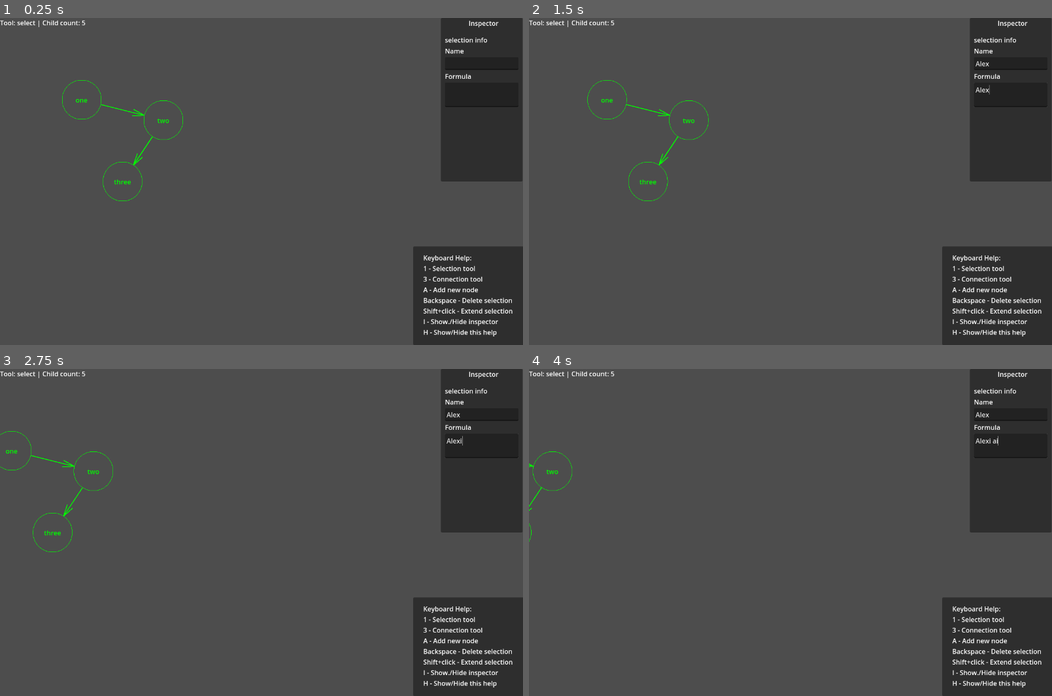
Above: before the commit, frames 1-4 (two rows, left to right).
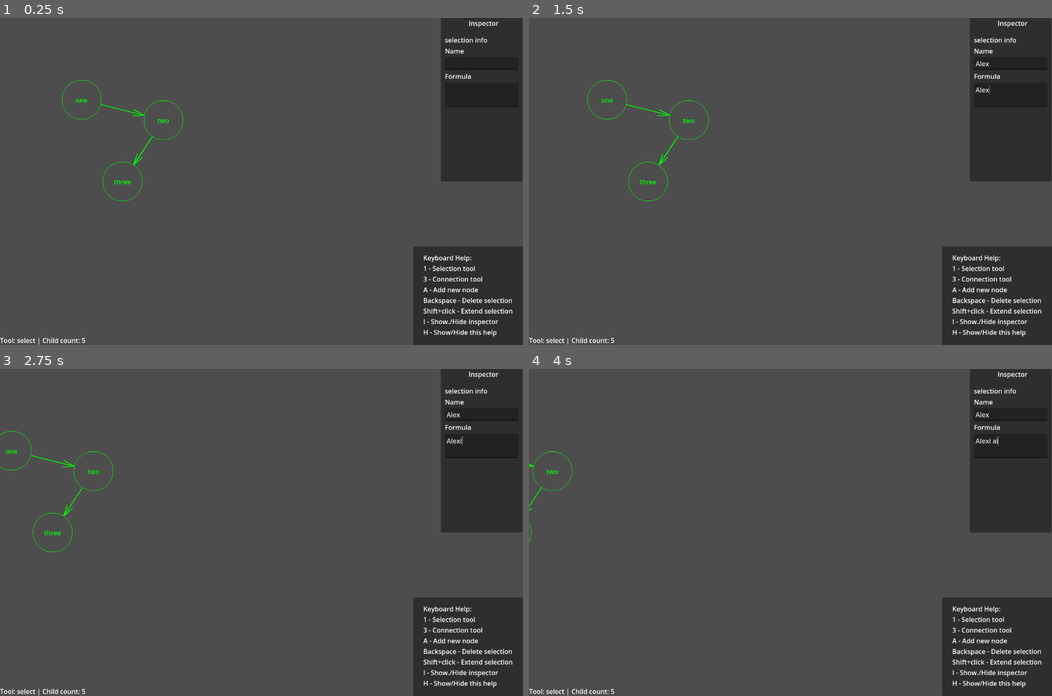
Above: after the commit, the same moments.

Repository: radomirbosak/poietic-playground
Game: Godot game, scene res://main.tscn
Same seed, same stepped clock (60 frames per second), same inputs: the game is played once before the commit and once after it.
Inputs (mouse positions are in pixels of both pictures, inside the frame that each line leads up to):
- Up to frame 1 (0.25 s): no input
- Up to frame 2 (1.5 s): click (1010, 63) at 0.52 s; type "Alex" at 0.6 s; click (1010, 96) at 0.75 s; type "Alex" at 0.83 s; tap Enter at 1.25 s; move the mouse to (905, 165) at 1.27 s; hold Right (pan-right) from 1.28 s (still down); hold Backspace (delete) from 1.28 s (still down); click (905, 165) at 1.42 s
- Up to frame 3 (2.75 s): tap I (inspector-toggle) at 1.55 s; release Right (pan-right) at 2 s; release Backspace (delete) at 2 s; drag from (156, 548) to (235, 597) at 2.02 s
- Up to frame 4 (4 s): tap Space at 2.75 s; move the mouse to (842, 460) at 2.77 s; hold Right (pan-right) 2.78-3.5 s; hold A (add-node) 2.78-3.5 s; click (842, 460) at 2.92 s; tap I (inspector-toggle) at 3.05 s; drag from (764, 597) to (633, 483) at 3.52 s

The runs differ from the first frame. In frame 1, 0.2% of the frame differs, in the area x 0-17%, y 0-100%; in frame 2, 0.2%; in frame 3, 0.2%; in frame 4, 0.2%.

Commit message:
Selection improvement and selection of connections
- Moved selection into its own class
- Added selection of connections

Diff:
--- a/diagram/diagram_canvas.gd
+++ b/diagram/diagram_canvas.gd
@@ -1,13 +1,13 @@
 class_name DiagramCanvas extends Node2D
 
-signal selection_changed(selection: Array[DiagramNode])
+signal selection_changed(selection: Selection)
 
 # Diagram Content
 var connections: Array[DiagramConnection] = []
 var nodes: Array[DiagramNode] = []
 
 # Selection
-var selection: Array[DiagramNode] = []
+var selection: Selection = Selection.new()
 
 # Panning
 var pan_speed = 0          # Current speed of panning
@@ -15,6 +15,15 @@
 var acceleration = 400     # Acceleration rate
 var deceleration = 600     # Deceleration rate
 var velocity = Vector2.ZERO  # Current velocity of the camera
+
+func _ready():
+	selection.selection_changed.connect(_on_selection_changed)
+func _exit_tree():
+	pass
+
+func _on_selection_changed(objects):
+	print("FWD")
+	selection_changed.emit(objects)
 
 func _unhandled_input(event):
 	var tool = Global.current_tool
@@ -50,10 +59,12 @@
 
 func object_at_position(test_position: Vector2):
 	for child in get_children():
-		if not child is DiagramNode:
-			continue
-		if child.has_point(test_position):
-			return child
+		if child is DiagramNode:
+			if child.contains_point(test_position):
+				return child
+		elif child is DiagramConnection:
+			if child.contains_point(test_position):
+				return child
 
 	return null
 
@@ -96,65 +107,43 @@
 # Selection
 # ----------------------------------------------------------------
 
-func clear_selection():
-	if selection.is_empty():
-		return
+func move_selection(delta: Vector2):
+	for node in selection.objects:
+		if node is DiagramNode:
+			var new_position = node.position + delta
+			move_diagram_node(node, new_position)
+		elif node is DiagramConnection:
+			# For now, do nothing (and let the reader of the source know)
+			pass
+		else:
+			push_error("Trying to move invalid node: ", node)
 
-	for node in selection:
-		node.set_selected(false)
-	selection.clear()
-	selection_changed.emit(selection)
-
-func selection_append(object: DiagramNode):
-	object.set_selected(true)
-	selection.append(object)
-	selection_changed.emit(selection)
-
-func selection_set(objects: Array[DiagramNode]):
-	for node in selection:
-		node.set_selected(false)
-	for node in objects:
-		node.set_selected(true)
+func delete_selection():
+	for object in selection.objects:
+		if object is DiagramNode:
+			delete_node(object)
+		elif object is DiagramConnection:
+			delete_connection(object)
+		else:
+			push_error("Trying to delete unknown object: ", object)
 
 	selection.clear()
-	selection += objects
 
-	selection_changed.emit(selection)
+func delete_node(node: DiagramNode):
+	var conns = get_connections(node)
+	for conn in conns:
+		var index = connections.find(conn)
+		assert(index != -1)
+		connections.remove_at(index)
+		conn.free()
 
-func selection_remove(object: DiagramNode):
-	var index = selection.find(object)
-	if index != -1:
-		object.set_selected(false)
-		selection.remove_at(index)
-		selection_changed.emit(selection)
+	var index = nodes.find(node)
+	assert(index != -1)
+	nodes.remove_at(index)
+	node.free()
 
-func selection_append_or_remove(object: DiagramNode):
-	var index = selection.find(object)
-	if index == -1:
-		object.set_selected(true)
-		selection.append(object)
-	else:
-		object.set_selected(false)
-		selection.remove_at(index)
-	selection_changed.emit(selection)
-
-func move_selection(delta: Vector2):
-	for node in selection:
-		var new_position = node.position + delta
-		move_diagram_node(node, new_position)
-
-func delete_selection():
-	for node in selection:
-		var conns = get_connections(node)
-		for conn in conns:
-			var index = connections.find(conn)
-			assert(index != -1)
-			connections.remove_at(index)
-			conn.free()
-
-		var index = nodes.find(node)
-		assert(index != -1)
-		nodes.remove_at(index)
-		node.free()
-	selection.clear()
-	selection_changed.emit(selection)
+func delete_connection(connection: DiagramConnection):
+	var index = connections.find(connection)
+	assert(index != -1)
+	connections.remove_at(index)
+	connection.free()
--- a/diagram/diagram_connection.gd
+++ b/diagram/diagram_connection.gd
@@ -2,30 +2,50 @@
 
 const default_line_color = Color.GREEN
 
+# Diagram Properties
+var origin: DiagramNode
+var target: Node2D
+
+# Children and Shapes
 var line: Line2D
 var arrow_head: Line2D
 var arrow_tail: Line2D
-var origin: DiagramNode
-var target: Node2D
 
+# Select Tool
+var touchable_outline: PackedVector2Array = []
+var is_selected: bool = false
+var selection_highlight: Node2D = null
 
-# Called when the node enters the scene tree for the first time.
+# Debug
+var debug_outline_shape: Shape2D
+var debug_outline: Polygon2D
+
 func _ready():
-	self.line = Line2D.new()
-	self.line.name = "line"
-	self.line.default_color = default_line_color
-	self.line.width = 2.0
-
+	line = Line2D.new()
+	line.name = "line"
+	line.default_color = default_line_color
+	line.width = 2.0
 	add_child(line)
 
 	arrow_head = Line2D.new()
 	arrow_head.width = 2.0
 	arrow_head.default_color = default_line_color
 	add_child(arrow_head)
+
 	arrow_tail = Line2D.new()
 	arrow_tail.width = 2.0
 	arrow_tail.default_color = default_line_color
 	add_child(arrow_tail)
+
+	debug_outline = Polygon2D.new()
+	debug_outline.color = Color.RED
+	debug_outline.z_index = -100
+	# add_child(debug_outline)
+
+	selection_highlight = Line2D.new()
+	selection_highlight.width = 2.0
+	add_child(selection_highlight)
+
 
 @warning_ignore("shadowed_variable")
 func set_connection(origin: DiagramNode, target: Node2D):
@@ -79,6 +99,36 @@
 	else:
 		arrow_head.hide()
 
+	# Debug Outline
+	#
+	var polygons = Geometry2D.offset_polyline(line.points, 10, Geometry2D.JOIN_ROUND, Geometry2D.END_ROUND)
+	if len(polygons) >= 1:
+		debug_outline.set_polygon(polygons[0])
+		touchable_outline = polygons[0]
+
+	update_highlight()
+
+func update_highlight():
+	if is_selected:
+		selection_highlight.clear_points()
+
+		var polygons = Geometry2D.offset_polyline(line.points, 10, Geometry2D.JOIN_ROUND, Geometry2D.END_ROUND)
+		if len(polygons) >= 1:
+			for point in polygons[0]:
+				selection_highlight.add_point(point)
+			self.add_child(selection_highlight)
+		selection_highlight.default_color = Selection.default_selection_color
+		selection_highlight.show()
+	else:
+		selection_highlight.hide()
+
+func set_selected(flag: bool):
+	self.is_selected = flag
+	update_highlight()
+
+func contains_point(point: Vector2):
+	return Geometry2D.is_point_in_polygon(point, touchable_outline)
+
 func intersect_line_with_circle(point_a: Vector2, point_b: Vector2, center: Vector2, radius: float) -> Array[Vector2]:
 	# Define the line as a parametric equation: P = line_start + t * (line_end - line_start)
 	var d = point_b - point_a
--- a/diagram/diagram_node.gd
+++ b/diagram/diagram_node.gd
@@ -1,5 +1,7 @@
 class_name DiagramNode extends Node2D
 
+# Select Tool
+var touchable_outline: PackedVector2Array = []
 var is_selected: bool = false
 var selection_highlight: Node2D = null
 
@@ -19,6 +21,7 @@
 func _ready():
 	shape = CircleShape2D.new()
 	shape.radius = 48
+
 	update_children()
 
 func bounding_circle_radius() -> float:
@@ -41,13 +44,13 @@
 func _draw():
 	draw_circle(Vector2(0, 0), shape.radius, Color.GREEN, false)
 	if is_selected:
-		draw_circle(Vector2(0, 0), shape.radius + 4, Color.WHITE, false, 2)
+		draw_circle(Vector2(0, 0), shape.radius + 10, Selection.default_selection_color, false, 2)
 
 func set_selected(flag: bool):
 	self.is_selected = flag
 	queue_redraw()
 
-func has_point(point: Vector2):
+func contains_point(point: Vector2):
 	var local_point = to_local(point)
 	if shape is RectangleShape2D:
 		return shape.get_rect().has_point(local_point)
--- /dev/null
+++ b/diagram/selection.gd
@@ -0,0 +1,103 @@
+class_name Selection extends Object
+
+const default_selection_color: Color = Color.YELLOW
+
+signal selection_changed(selection: Selection)
+
+## List of objects in the selection.
+var objects: Array[Node2D] = []
+
+## Returns `true` if the selection is empty.
+func is_empty() -> bool:
+	return objects.is_empty()
+
+func count() -> int:
+	return len(objects)
+
+## Remove all objects from the selection and marke them as not selected.
+##
+func clear():
+	if objects.is_empty():
+		return
+
+	for node in objects:
+		if node != null:
+			node.set_selected(false)
+	objects.clear()
+	selection_changed.emit(self)
+
+## Returns `true` if the selection contains given object.
+##
+func contains(object: Node2D) -> bool:
+	return objects.find(object) != -1
+
+
+## Append object to the selection and mark it as selected.
+##
+## Appends an object to the selection, if the selection does not already contain
+## the object.
+##
+func append(object: Node2D):
+	object.set_selected(true)
+	if objects.find(object) != -1:
+		return
+	objects.append(object)
+	selection_changed.emit(self)
+
+## Replace the whole selection with given list of objects.
+##
+## Selection objects before the call of this method will be marked as unselected
+## and the new object will be marked as selected.
+##
+func replace(new_objects: Array[Node2D]):
+	for node in objects:
+		node.set_selected(false)
+	for node in new_objects:
+		node.set_selected(true)
+
+	objects.clear()
+	objects += new_objects
+
+	selection_changed.emit(self)
+
+## Remove given object from the selection and mark it as not selected.
+func remove(object: Node2D):
+	var index = objects.find(object)
+	if index != -1:
+		object.set_selected(false)
+		objects.remove_at(index)
+		selection_changed.emit(self)
+
+## Toggle object in the selection.
+##
+## If the selection does not contain the object, it will be added. If the
+## selection contains the object, it will be removed. This behaviour is typically
+## used when adding/removing objects using the `Shift` key + mouse.
+##
+func toggle(object: Node2D):
+	var index = objects.find(object)
+	if index == -1:
+		object.set_selected(true)
+		objects.append(object)
+	else:
+		object.set_selected(false)
+		objects.remove_at(index)
+	selection_changed.emit(self)
+
+## Get distinct values for a given property.
+##
+## Get all distinc not-null values from the objects in the selection.
+## This method is used in the inspector to display and edit a property of
+## selected object(s).
+##
+func get_distinct_values(property: String) -> Array[Variant]:
+	var values: Array[Variant] = []
+
+	for object in objects:
+		var value = object.get(property)
+		if value == null:
+			continue
+		if values.find(value) == -1:
+			values.append(value)
+
+	return values
--- a/inspector/inspector_panel.gd
+++ b/inspector/inspector_panel.gd
@@ -3,20 +3,20 @@
 ##
 
 var canvas: DiagramCanvas
-var selection: Array[DiagramNode]
+var selection: Selection
 
 func _on_diagram_canvas_selection_changed(new_selection):
 	self.selection = new_selection
 
-	print("Selection changed: ", len(selection), " nodes selected")
-	var values = get_property_values(selection, "name")
+	print("Selection changed: ", selection.count(), " nodes selected")
+	var values = selection.get_distinct_values("label")
 
 	if len(values) == 0:
-		$MarginContainer/VBoxContainer/NameField.text = ""
+		%NameField.text = ""
 	elif len(values) == 1:
-		$MarginContainer/VBoxContainer/NameField.text = str(values[0])
+		%NameField.text = str(values[0])
 	else:
-		$MarginContainer/VBoxContainer/NameField.text = "(multiple)"
+		%NameField.text = "(multiple)"
 
 	pass # Replace with function body.
 
@@ -33,6 +33,6 @@
 	return values
 
 func _on_name_field_text_submitted(new_text):
-	for object in selection:
+	for object in selection.objects:
 		object.label = new_text
 	# TODO: Call controller
--- a/inspector/inspector_panel.tscn
+++ b/inspector/inspector_panel.tscn
@@ -44,6 +44,7 @@
 text = "Name"
 
 [node name="NameField" type="LineEdit" parent="MarginContainer/VBoxContainer"]
+unique_name_in_owner = true
 layout_mode = 2
 
 [node name="FormulaFieldLabel" type="Label" parent="MarginContainer/VBoxContainer"]
@@ -51,6 +52,7 @@
 text = "Formula"
 
 [node name="FormulaText" type="TextEdit" parent="MarginContainer/VBoxContainer"]
+unique_name_in_owner = true
 custom_minimum_size = Vector2(0, 60)
 layout_mode = 2
 
--- a/main.tscn
+++ b/main.tscn
@@ -13,8 +13,12 @@
 [node name="Gui" type="Node" parent="."]
 
 [node name="StatusText" type="Label" parent="Gui"]
+anchors_preset = 2
+anchor_top = 1.0
+anchor_bottom = 1.0
+offset_top = -23.0
 offset_right = 40.0
-offset_bottom = 23.0
+grow_vertical = 0
 text = "Text"
 
 [node name="InspectorPanel" parent="Gui" instance=ExtResource("4_uq7uj")]
--- a/tool/connect_tool.gd
+++ b/tool/connect_tool.gd
@@ -16,7 +16,7 @@
 
 func input_began(event: InputEvent, pointer_position: Vector2):
 	var candidate = canvas.object_at_position(pointer_position)
-	if candidate != null:
+	if candidate is DiagramNode:
 		create_drag_connection(candidate, pointer_position)
 		state = ConnectToolState.CONNECT
 	else:
--- a/tool/selection_tool.gd
+++ b/tool/selection_tool.gd
@@ -14,18 +14,16 @@
 	var candidate = canvas.object_at_position(pointer_position)
 	if candidate:
 		if event.shift_pressed:
-			canvas.selection_append_or_remove(candidate)
+			canvas.selection.toggle(candidate)
 		else:
-			if canvas.selection.is_empty():
-				canvas.selection_set([candidate])
-			elif canvas.selection.find(candidate) == -1:
-				canvas.selection_set([candidate])
+			if canvas.selection.is_empty() or !canvas.selection.contains(candidate):
+				canvas.selection.replace([candidate])
 
 		last_pointer_position = pointer_position
 		state = SelectToolState.HIT
 	else:
 		# print("Clearing selection")
-		canvas.clear_selection()
+		canvas.selection.clear()
 		state = SelectToolState.SELECT
 		# Initiate rubber band
 
